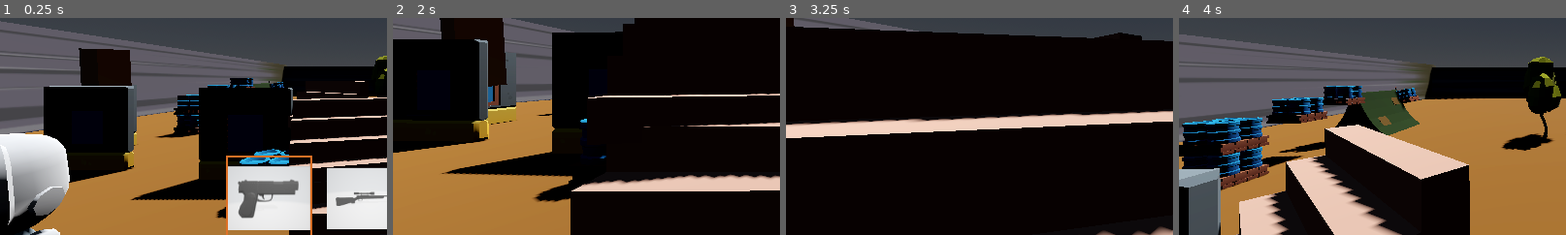
Above: before the commit, frames 1-4 (left to right).
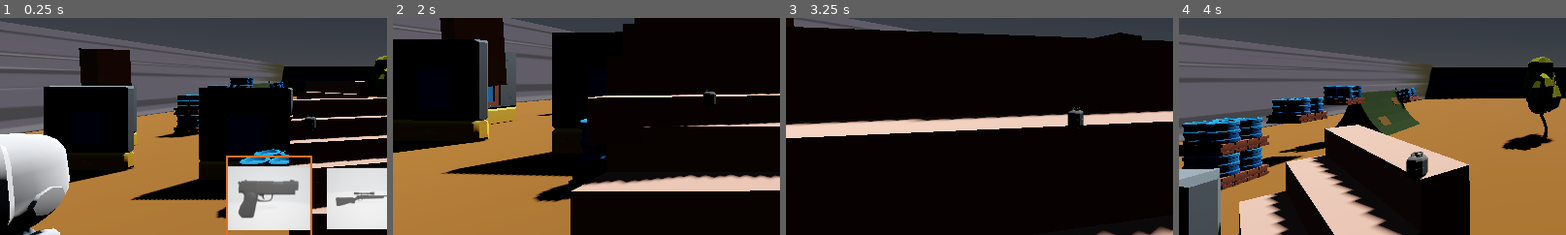
Above: after the commit, the same moments.

Repository: pixelcrust/godotfps
Game: Godot game, scene res://world.tscn
Same seed, same stepped clock (60 frames per second), same inputs: the game is played once before the commit and once after it.
Inputs (mouse positions are % of the whole screen's width and height, from its top left):
- Up to frame 1 (0.25 s): no input
- Up to frame 2 (2 s): move the mouse to (55, 50) at 0.52 s; hold F (Interact) 0.53-1.28 s; hold W (key_forward) from 0.53 s (still down); tap Space (key_jump) at 0.77, 1.52 s; move the mouse to (45, 50) at 1.27 s; tap Ctrl (key_crouch) at 1.35 s
- Up to frame 3 (3.25 s): keep holding W (key_forward); move the mouse to (52, 48) at 2.02 s; tap Tab (key_next_weapon) at 2.1 s; move the mouse to (49, 52) at 2.77 s; tap Shift (key_run) at 2.85 s; tap Space (key_jump) at 3.02 s
- Up to frame 4 (4 s): keep holding W (key_forward); move the mouse to (57, 51) at 3.52 s; click (57, 51) at 3.6 s; tap Space (key_jump) at 3.77 s
The pictures show only the part of the screen within x 0-50%, y 36-86%; the shares and areas given below are measured in that part.

The runs differ from the first frame. In frame 1, less than 0.1% of the frame differs, in the area x 78-82%, y 44-52%; in frame 2, less than 0.1%; in frame 3, 0.3%; in frame 4, 0.6%, in the area x 58-65%, y 61-75%.

Commit message:
worked on explosion

Diff:
--- a/propane_tank.tscn
+++ b/propane_tank.tscn
@@ -28,6 +28,7 @@
 initial_velocity_max = 53.58
 linear_accel_min = 10.72
 linear_accel_max = 10.72
+scale_max = 5.0
 collision_mode = 2
 
 [sub_resource type="StandardMaterial3D" id="StandardMaterial3D_2572u"]
@@ -36,23 +37,39 @@
 [sub_resource type="BoxMesh" id="BoxMesh_wxpfs"]
 lightmap_size_hint = Vector2i(14, 21)
 material = SubResource("StandardMaterial3D_2572u")
+size = Vector3(0.1, 0.1, 0.1)
+
+[sub_resource type="SphereShape3D" id="SphereShape3D_id3ht"]
+radius = 8.76777
 
 [node name="propane_tank" type="Node3D"]
 transform = Transform3D(0.4, 0, 0, 0, 0.4, 0, 0, 0, 0.4, 0, 0, 0)
 script = ExtResource("1_dkd06")
 
-[node name="MeshInstance3D" type="MeshInstance3D" parent="."]
+[node name="MeshInstance3D" type="MeshInstance3D" parent="." groups=["has_hp"]]
+layers = 3
 mesh = ExtResource("1_t0cj5")
 surface_material_override/0 = SubResource("StandardMaterial3D_s5hn4")
 surface_material_override/1 = SubResource("StandardMaterial3D_hh45f")
 surface_material_override/2 = SubResource("StandardMaterial3D_mcehn")
 surface_material_override/3 = SubResource("StandardMaterial3D_anae4")
 
-[node name="CollisionShape3D" type="CollisionShape3D" parent="." groups=["has_hp"]]
+[node name="CollisionShape3D" type="CollisionShape3D" parent="MeshInstance3D"]
 shape = SubResource("ConvexPolygonShape3D_rl6vm")
 
 [node name="GPUParticles3D" type="GPUParticles3D" parent="."]
-amount = 16
+emitting = false
+amount = 64
+lifetime = 0.21
+one_shot = true
 explosiveness = 1.0
+fixed_fps = 60
+trail_enabled = true
+trail_lifetime = 5.0
 process_material = SubResource("ParticleProcessMaterial_msdle")
 draw_pass_1 = SubResource("BoxMesh_wxpfs")
+
+[node name="Area3D" type="Area3D" parent="."]
+
+[node name="CollisionShape3D" type="CollisionShape3D" parent="Area3D"]
+shape = SubResource("SphereShape3D_id3ht")
--- a/world.tscn
+++ b/world.tscn
@@ -11,6 +11,7 @@
 [ext_resource type="PackedScene" uid="uid://d3srmqybd7g8v" path="res://Scenes/test_level/test_palett.tscn" id="9_mnt0h"]
 [ext_resource type="PackedScene" uid="uid://dkq7ua57mcu8c" path="res://Scenes/test_level/test_wall.tscn" id="10_ula7m"]
 [ext_resource type="PackedScene" uid="uid://cr6ja57rxo2pm" path="res://Scenes/enemy_dummy.tscn" id="11_yb4fu"]
+[ext_resource type="PackedScene" uid="uid://dhunj16wsng6n" path="res://propane_tank.tscn" id="12_k60m2"]
 
 [sub_resource type="ProceduralSkyMaterial" id="ProceduralSkyMaterial_q60k4"]
 sky_horizon_color = Color(0.64625, 0.65575, 0.67075, 1)
@@ -154,3 +155,6 @@
 
 [node name="Node3D" parent="." instance=ExtResource("11_yb4fu")]
 transform = Transform3D(1, 0, 0, 0, 1, 0, 0, 0, 1, -22.2686, 2.77979, 27.479)
+
+[node name="propane_tank" parent="." instance=ExtResource("12_k60m2")]
+transform = Transform3D(0.4, 0, 0, 0, 0.4, 0, 0, 0, 0.4, -24.1154, 1.99712, 9.78238)
Not shown: 1 places in propane_tank.tscn that only renumber resources
Not shown: 1 places in world.tscn that only renumber resources
